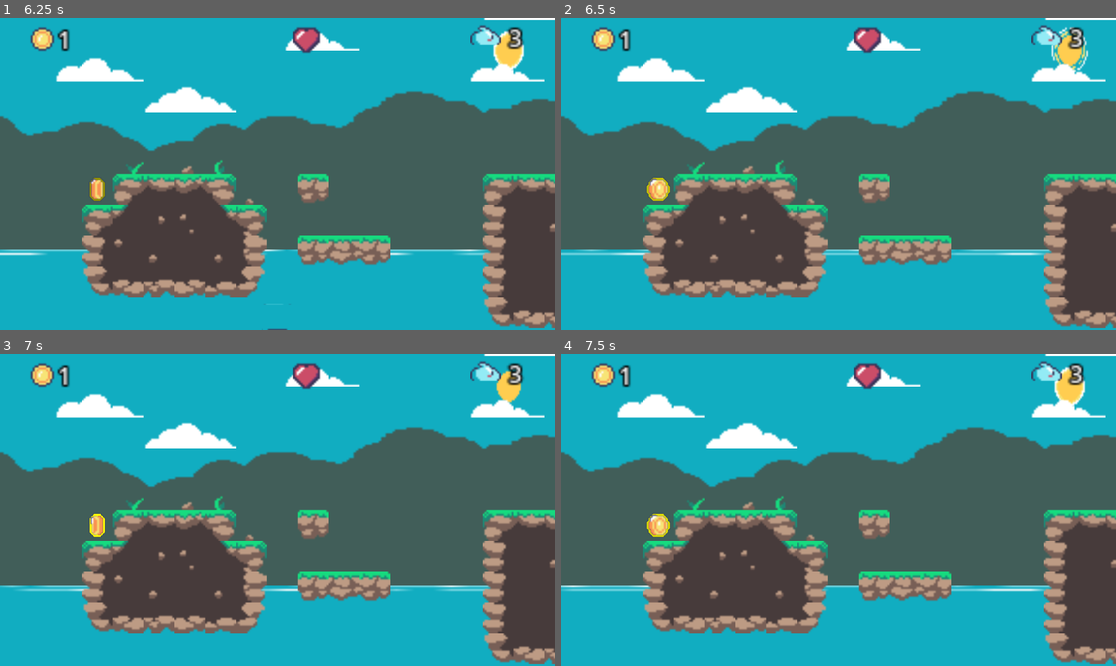
Above: before the commit, frames 1-4 (two rows, left to right).
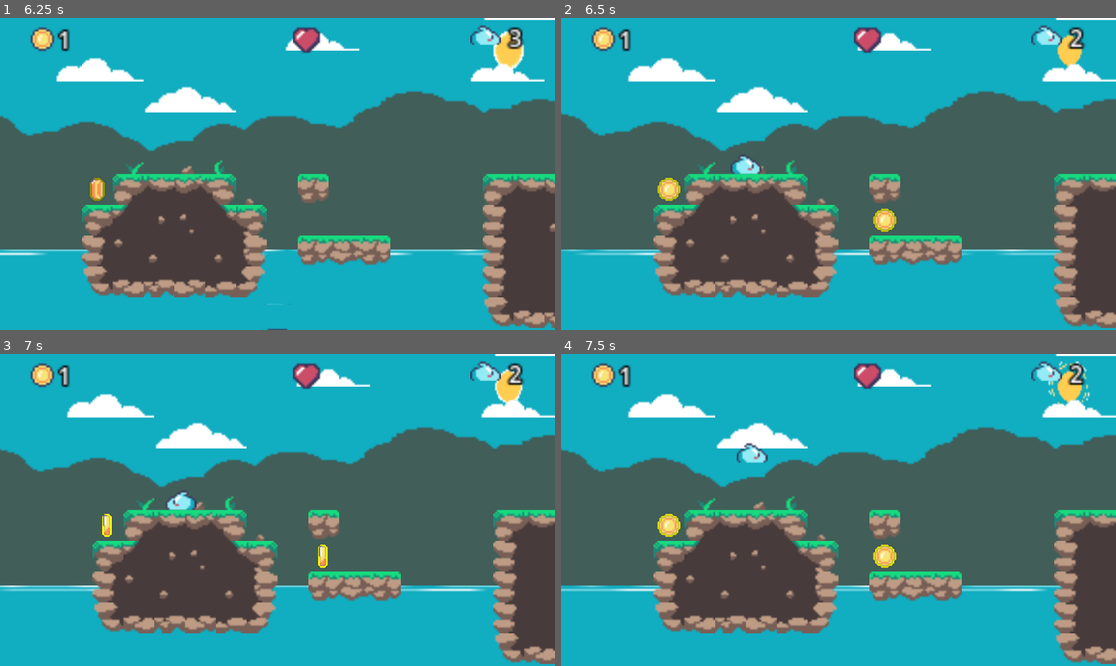
Above: after the commit, the same moments.

Repository: jacmba/godot-2d-platformer-game
Game: Godot game, scene res://scenes/world/menu.tscn
The game is run twice, just before and just after one commit, with the same random seed, the same clock (stepped at 60 frames per second) and the same inputs.
Inputs (mouse positions are in pixels of both pictures, inside the frame that each line leads up to):
- Up to frame 1 (6.25 s): click "Start" at 0.5 s; tap Enter at 1.25 s; move the mouse to (399, 158) at 1.27 s; hold Right (move_right) 1.28-2 s; hold Shift 1.28-2 s; click (399, 158) at 1.42 s; tap Space (jump) at 1.52, 4.52 s; drag from (166, 189) to (321, 220) at 2.02 s; move the mouse to (333, 105) at 2.77 s; hold Right (move_right) 2.78-3.5 s; tap Ctrl at 2.85 s; drag from (249, 236) to (111, 127) at 3.52 s; move the mouse to (444, 220) at 4.27 s; hold Left (move_left) 4.28-5 s; tap Alt at 4.35 s; drag from (111, 127) to (61, 189) at 5.02 s; move the mouse to (305, 174) at 5.77 s; hold Left (move_left) from 5.78 s (still down); hold Shift from 5.78 s (still down); click (305, 174) at 5.92 s
- Up to frame 2 (6.5 s): keep holding Left (move_left); keep holding Shift
- Up to frame 3 (7 s): release Left (move_left) at 6.5 s; release Shift at 6.5 s; drag from (194, 432) to (166, 525) at 6.52 s
- Up to frame 4 (7.5 s): move the mouse to (960, 494) at 7.27 s; hold Right (move_right) from 7.28 s (still down); tap Ctrl at 7.35 s

Frame 1 is identical in both runs. In frame 2, 14% of the frame differs, in the area x 0-100%, y 0-100%; in frame 3, 13%; in frame 4, 14%.

Commit message:
Fixed death and goal events

Diff:
--- a/scenes/world/stage1.tscn
+++ b/scenes/world/stage1.tscn
@@ -385,3 +385,7 @@
 one_shot = true
 
 [node name="HUD" parent="." instance=ExtResource("10_p45xr")]
+
+[connection signal="body_entered" from="Stage/Scenery/Goal" to="HUD" method="_on_goal_entered"]
+[connection signal="timeout" from="Stage/Timers/StageClearTimer" to="HUD" method="_on_stage_clear_timeout"]
+[connection signal="timeout" from="Stage/Timers/DeathTimer" to="HUD" method="_on_death_timer_timeout"]
--- a/scenes/world/stage2.tscn
+++ b/scenes/world/stage2.tscn
@@ -424,3 +424,7 @@
 position = Vector2(608, 0)
 
 [node name="HUD" parent="." instance=ExtResource("11_x3csq")]
+
+[connection signal="body_entered" from="Stage/Scenery/Goal" to="HUD" method="_on_goal_entered"]
+[connection signal="timeout" from="Stage/Timers/StageClearTimer" to="HUD" method="_on_stage_clear_timeout"]
+[connection signal="timeout" from="Stage/Timers/DeathTimer" to="HUD" method="_on_death_timer_timeout"]
--- a/scenes/world/stage3.tscn
+++ b/scenes/world/stage3.tscn
@@ -517,3 +517,6 @@
 [connection signal="body_entered" from="Stage/Scenery/Areas/Spikes/SpikeSet2" to="Stage/Scenery/Areas/Spikes/SpikeSet2" method="_on_trigger_entered"]
 [connection signal="body_entered" from="Stage/Scenery/Areas/Spikes/SpikeSet3" to="Stage/Scenery/Areas/Spikes/SpikeSet3" method="_on_trigger_entered"]
 [connection signal="body_entered" from="Stage/Scenery/Areas/Spikes/SpikeSet4" to="Stage/Scenery/Areas/Spikes/SpikeSet4" method="_on_trigger_entered"]
+[connection signal="body_entered" from="Stage/Scenery/Goal" to="HUD" method="_on_goal_entered"]
+[connection signal="timeout" from="Stage/Timers/StageClearTimer" to="HUD" method="_on_stage_clear_timeout"]
+[connection signal="timeout" from="Stage/Timers/DeathTimer" to="HUD" method="_on_death_timer_timeout"]
